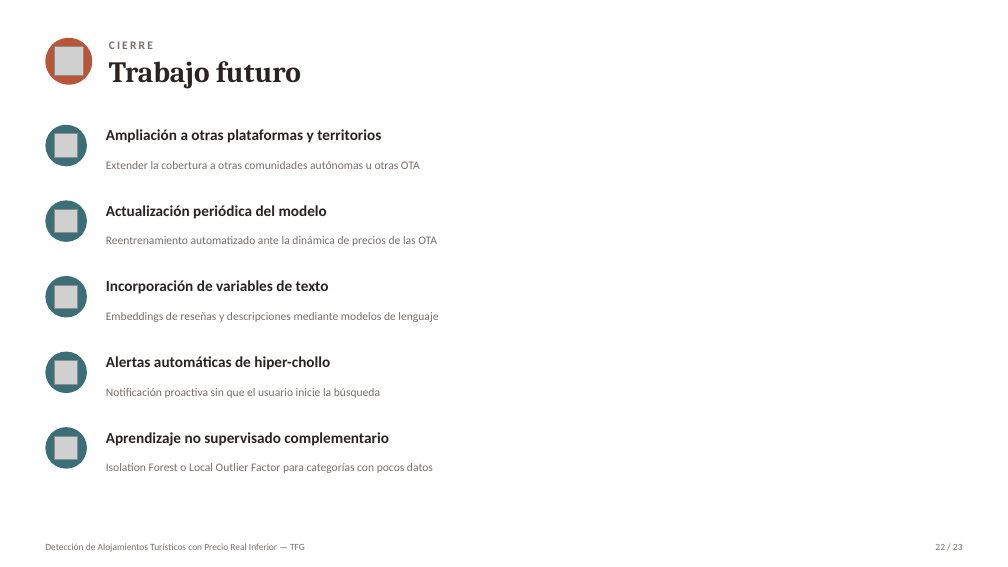
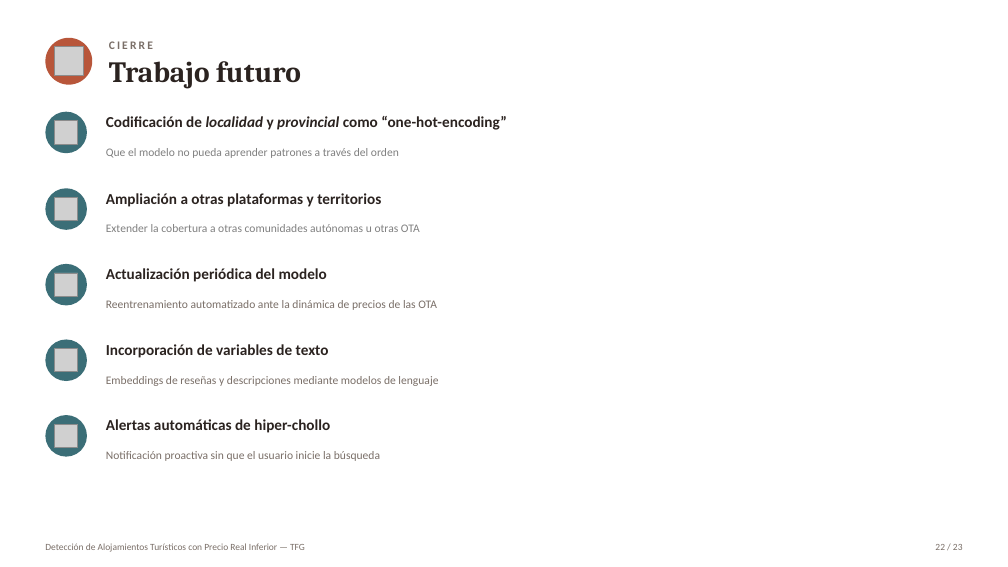
Before and after one commit to Marjimleo3/TFG, a slide deck: slide 22 of TFG_Chollos/Presentacion_Defensa_TFG.pptx. Drawn at 1008x567 pixels with LibreOffice and Linux fonts; fonts in the diff are those of the drawing; grey boxes stand for pictures. Boxes give left, top, right and bottom in pixels: in the first picture for what was removed or moved away, otherwise in the second. Text is boxed around its words. In the diff, an @@ line names an element or a change of style, - is before the commit and + after.

```diff
--- a/TFG_Chollos/Presentacion_Defensa_TFG.pptx
+++ b/TFG_Chollos/Presentacion_Defensa_TFG.pptx
@@ ellipse: place and size @@
-ellipse at <box>45,427,87,469</box>
+ellipse at <box>45,112,87,154</box>
@@ text added at <box>106,116,507,130</box>, 14.5 pt, text #2B2320, bold @@
+Codificación de localidad y provincial como “one-hot-encoding”
@@ picture: place and size @@
-picture at <box>54,436,78,460</box>
+picture at <box>54,121,78,144</box>
@@ text added at <box>106,148,399,158</box>, 11 pt, text #808080 @@
+Que el modelo no pueda aprender patrones a través del orden
@@ text "Extender la cobertura a otras ..." at <box>106,224,420,232</box>: text colour #7A6F68 to #808080 @@
@@ 8 texts, 4 pictures, 4 ellipses: place and size @@
-8 texts, 4 pictures, 4 ellipses at <box>45,125,438,398</box>
+8 texts, 4 pictures, 4 ellipses at <box>45,188,438,461</box>
@@ text removed at <box>106,432,389,446</box> @@
-Aprendizaje no supervisado complementario
@@ text removed at <box>106,463,433,473</box> @@
-Isolation Forest o Local Outlier Factor para categorías con pocos datos
```
Also in this commit, not shown: 10 other slides changed.
